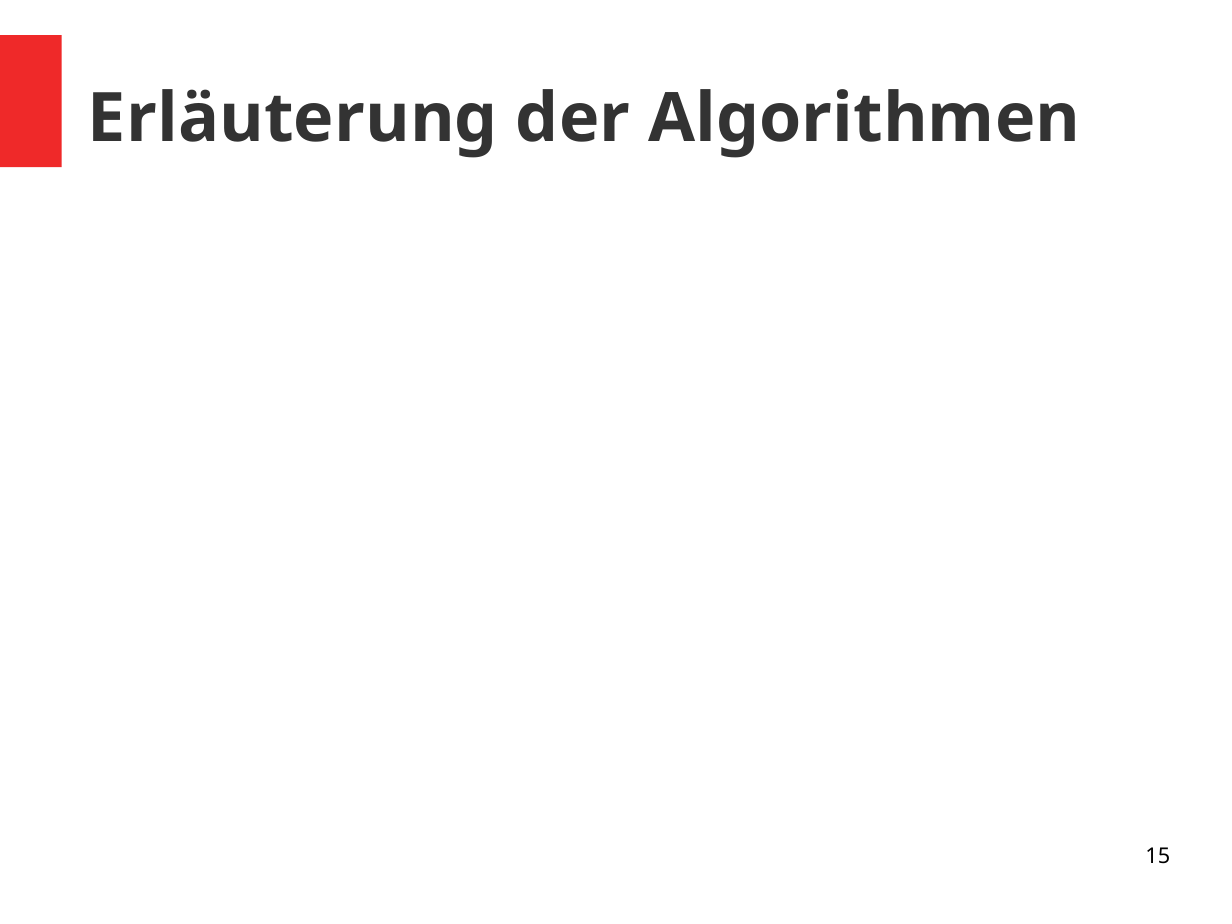
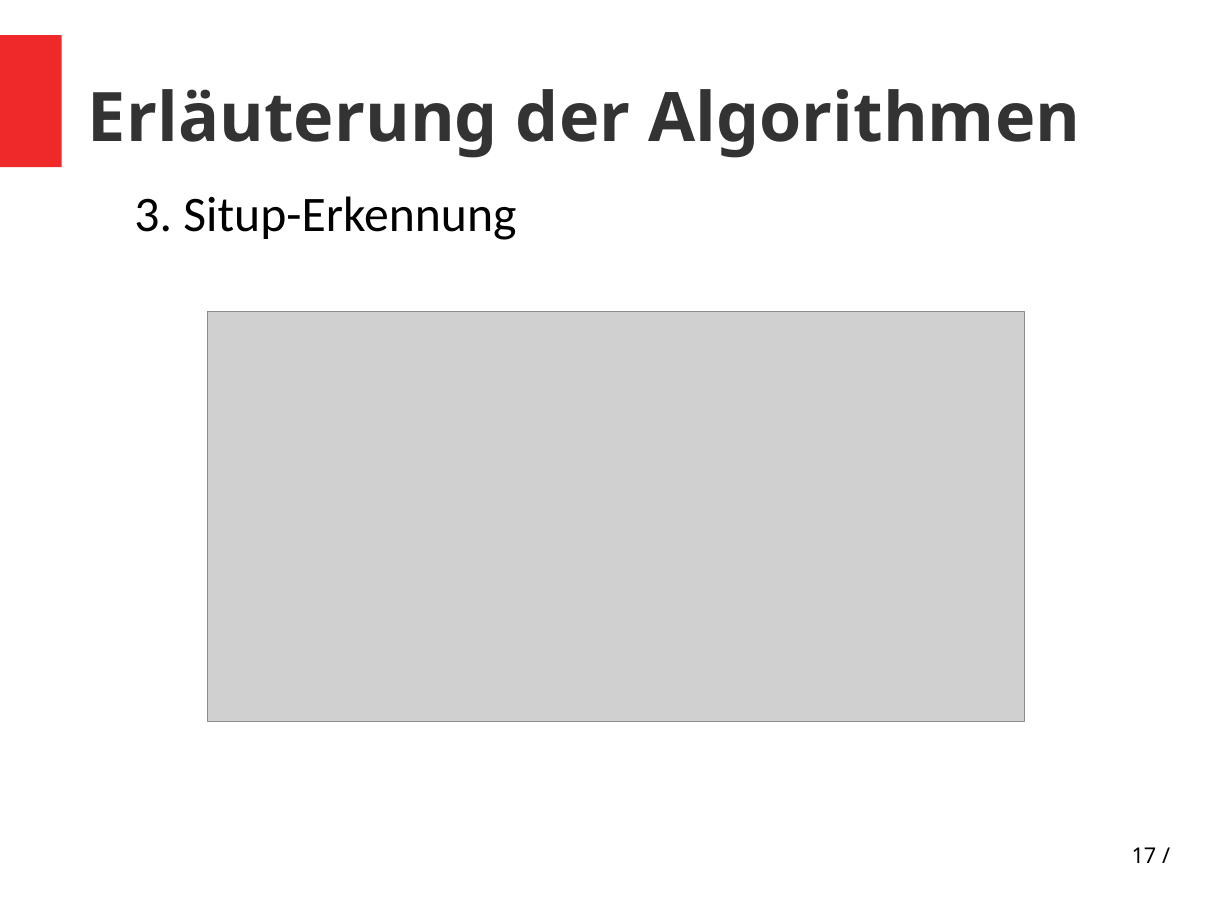
Before and after one commit to vlle1/dokumente-earablesKIT, a slide deck: slide 17 of Abschlusspräsi/Abschlusspräsi.odp (slide 15 before the commit). Drawn at 1232x924 pixels with LibreOffice and Linux fonts; fonts in the diff are those of the drawing; grey boxes stand for pictures. Boxes give left, top, right and bottom in pixels: in the first picture for what was removed or moved away, otherwise in the second. Text is boxed around its words. In the diff, an @@ line names an element or a change of style, - is before the commit and + after.

```diff
--- a/Abschlusspräsi/Abschlusspräsi.odp
+++ b/Abschlusspräsi/Abschlusspräsi.odp
@@ text added at <box>134,196,516,240</box>, 32 pt, text #000000 @@
+3. Situp-Erkennung
@@ picture added at <box>208,311,1025,721</box> @@
@@ page number at <box>1132,847,1157,863</box>: text changed @@
-15
+17 /
```
Also in this commit, not shown: 16 other slides changed, 5 slides added, 9 slides removed.
